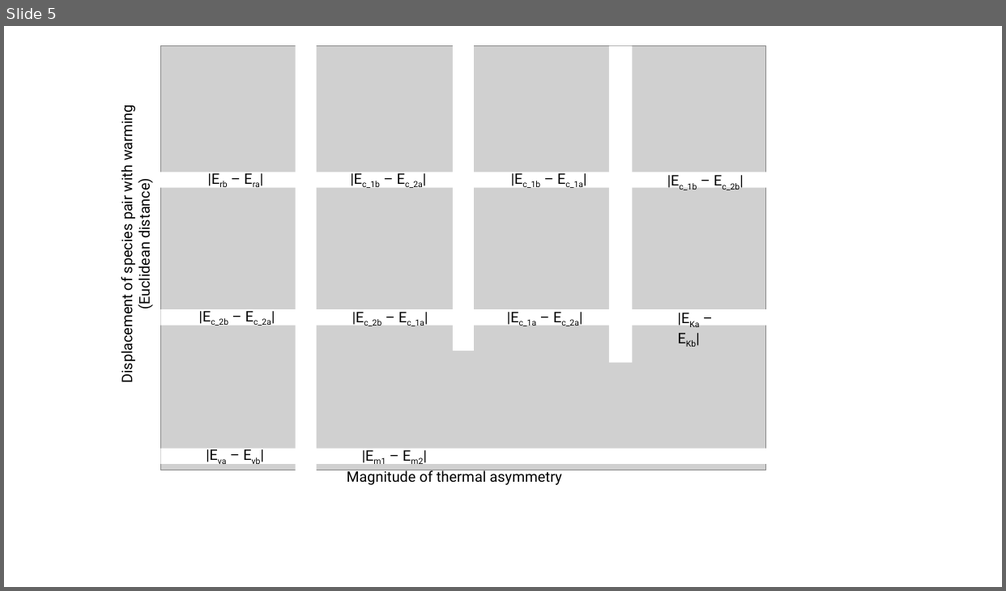
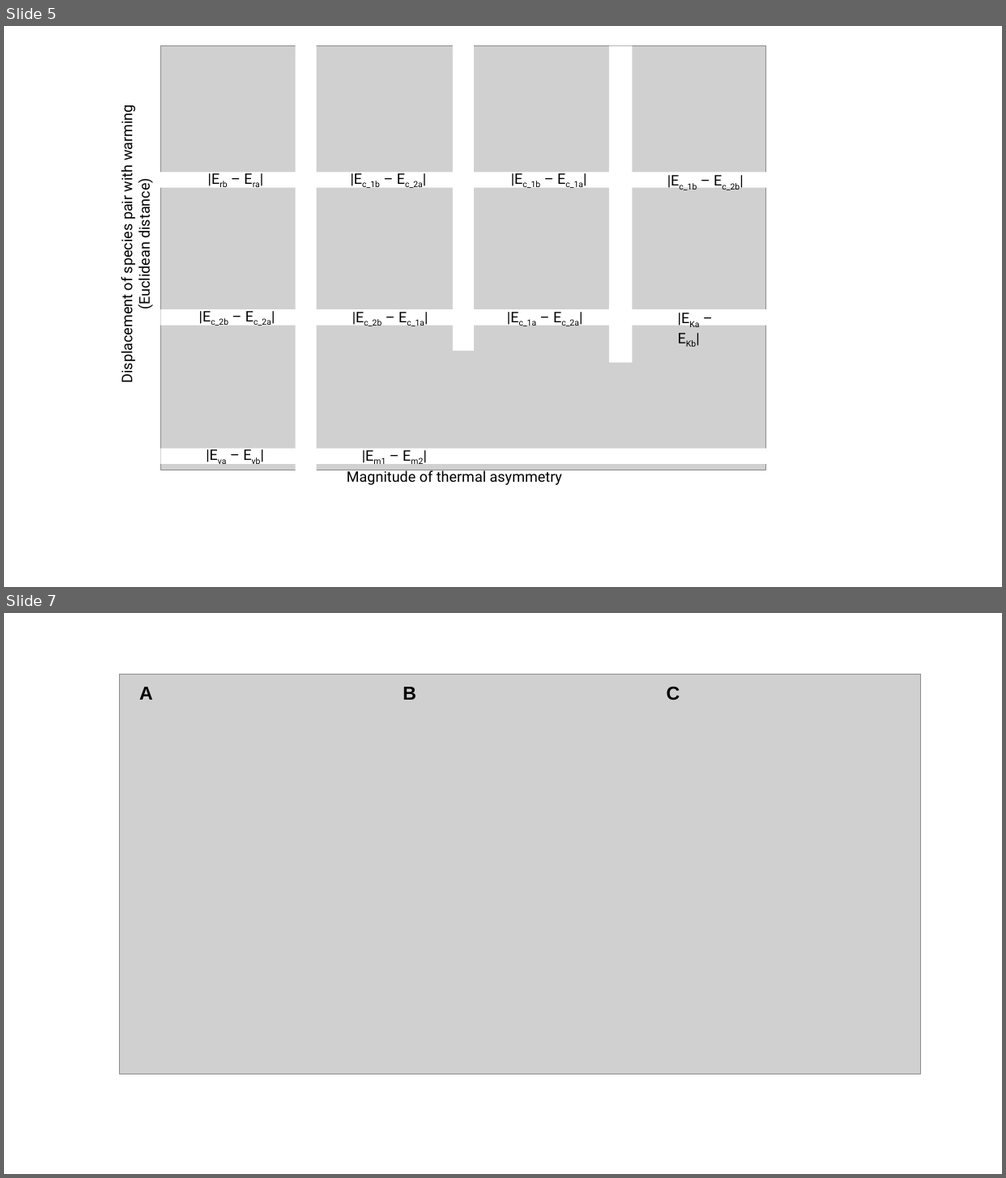
Before and after one commit to BernhardtLab/comp-temp, a slide deck: figures/figure_text_tweaks.pptx. Shown one above the other, each under a label of ours: slide 5 before the commit, slides 5 and 7 after it; the slides between them are not shown. The pictures are 1006x591 and 1006x1178 pixels, drawn with LibreOffice and Linux fonts; fonts in the diff are those of the drawing; grey boxes stand for pictures. Boxes give left, top, right and bottom in pixels: in the first picture for what was removed or moved away, otherwise in the second. Text is boxed around its words. In the diff, an @@ line names an element or a change of style, - is before the commit and + after.

```diff
--- a/figures/figure_text_tweaks.pptx
+++ b/figures/figure_text_tweaks.pptx
@@ slide 7 added at [4, 613, 1002, 1174], background #FFFFFF @@
@@ picture added at [120, 675, 921, 1075] @@
@@ text added at [139, 687, 153, 700], 18 pt, text #000000, bold @@
+A
@@ text added at [403, 687, 416, 700], 18 pt, text #000000, bold @@
+B
@@ text added at [667, 687, 680, 700], 18 pt, text #000000, bold @@
+C
```
Also in this commit, not shown: 1 other slide added, 19 other files.
